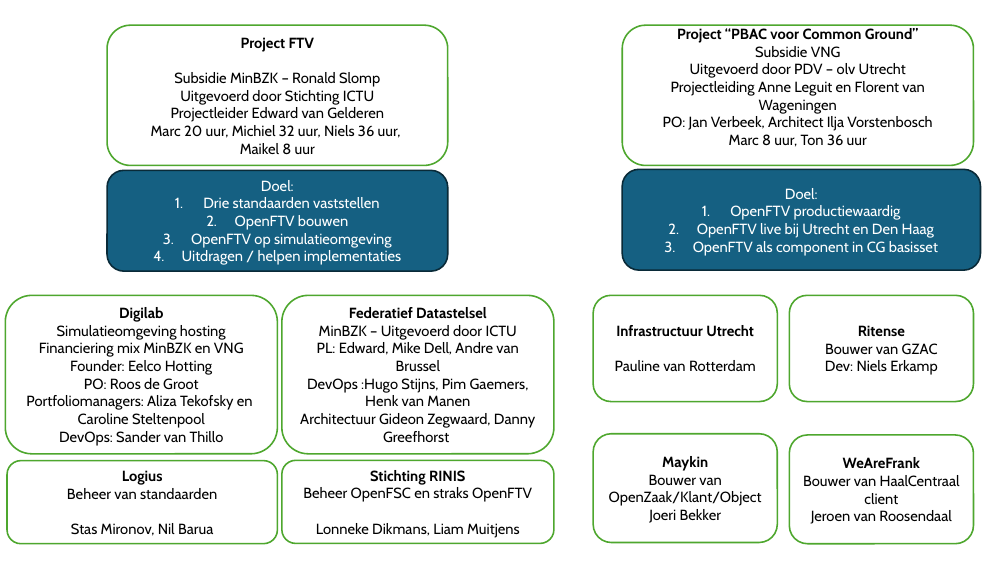
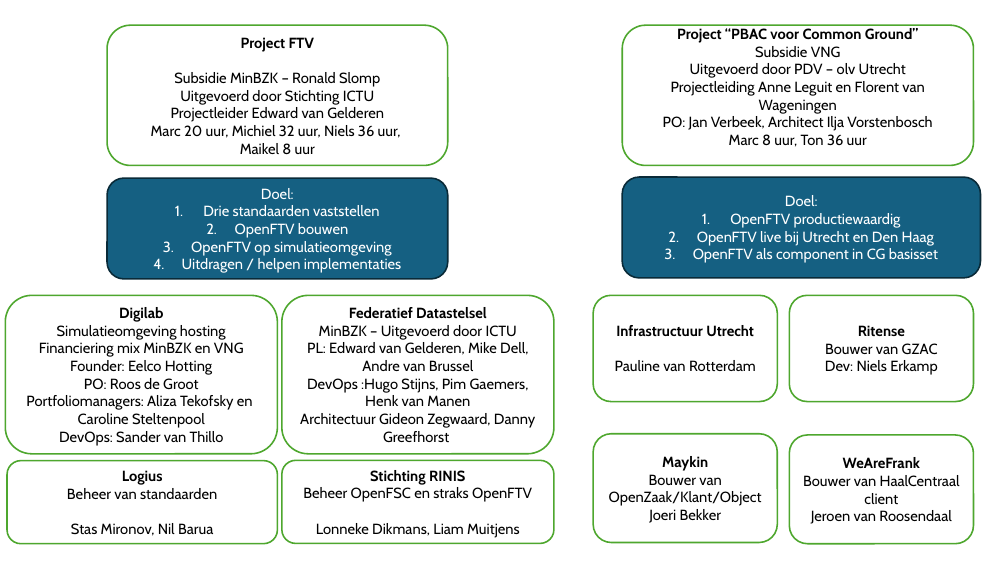
Before and after one commit to VNG-Realisatie/ftv, a slide deck: slide 1 of static/documents/Projectomgeving FTV.pptx. Drawn at 1008x567 pixels with LibreOffice and Linux fonts; fonts in the diff are those of the drawing. Boxes give left, top, right and bottom in pixels: in the first picture for what was removed or moved away, otherwise in the second. Text is boxed around its words. In the diff, an @@ line names an element or a change of style, - is before the commit and + after.

Commit message:
Volledige namen

```diff
--- a/static/documents/Projectomgeving FTV.pptx
+++ b/static/documents/Projectomgeving FTV.pptx
@@ rounded rectangle "Doel:": place and size @@
-rounded rectangle "Doel:" at box(107, 170, 448, 271)
+rounded rectangle "Doel:" at box(107, 178, 448, 279)
@@ rounded rectangle "Doel:": place and size @@
-rounded rectangle "Doel:" at box(622, 169, 981, 270)
+rounded rectangle "Doel:" at box(622, 177, 981, 278)
@@ text in rounded rectangle at box(307, 342, 528, 371): text changed @@
-PL: Edward, Mike Dell, Andre van Brussel
+PL: Edward van Gelderen, Mike Dell, Andre van Brussel
```
